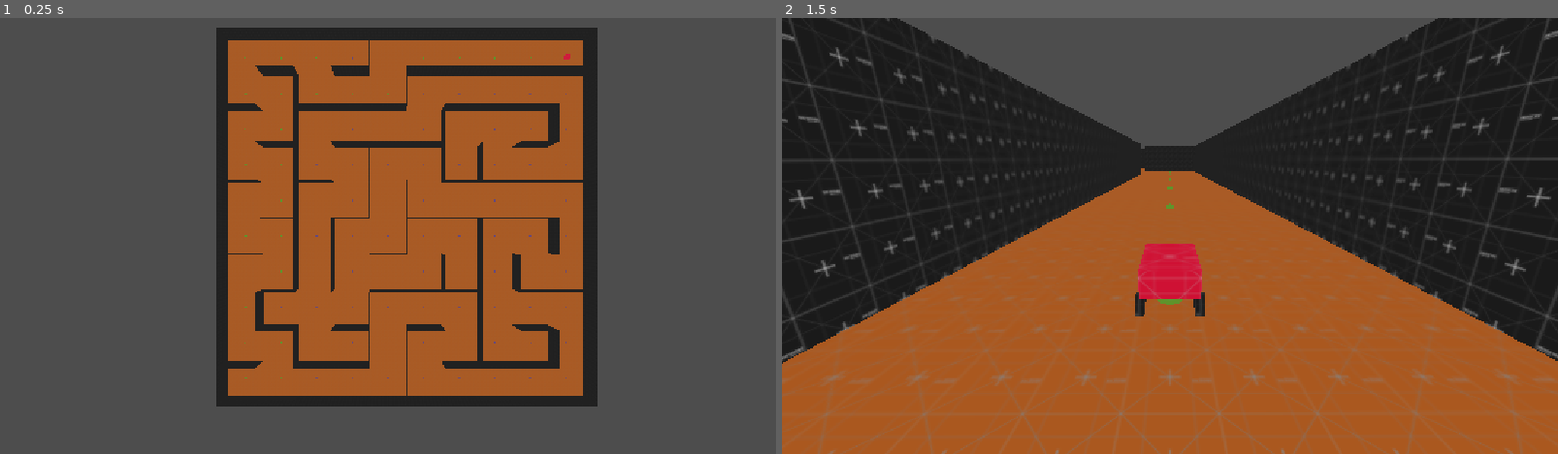
Above: before the commit, frames 1-2 (left to right).
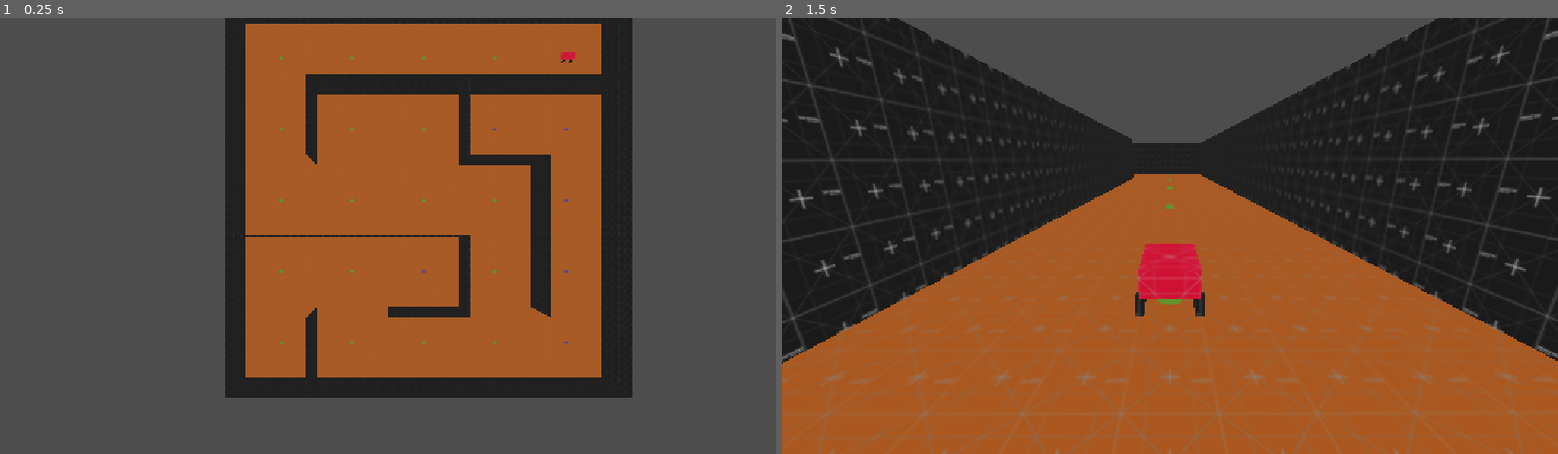
Above: after the commit, the same moments.

Repository: kjiomy/Progetto_SR
Game: Godot game, scene res://scenes/level.tscn
The game is run twice, just before and just after one commit, with the same random seed, the same clock (stepped at 60 frames per second) and the same inputs.
Inputs (mouse positions are in pixels of both pictures, inside the frame that each line leads up to):
- Up to frame 1 (0.25 s): no input
- Up to frame 2 (1.5 s): tap Enter (ui_accept) at 0.5, 0.77, 1.25 s; move the mouse to (1340, 214) at 0.52 s; hold D 0.53-1.25 s; tap Q at 0.6 s; click (1340, 214) at 0.67 s; drag from (1014, 257) to (1131, 323) at 1.27 s

The runs differ from the first frame. In frame 1, 21% of the frame differs, in the area x 27-82%, y 0-90%; in frame 2, 0.1%.

Commit message:
fix: correzione invio coordinate

Diff:
--- a/Godot/scripts/level.gd
+++ b/Godot/scripts/level.gd
@@ -8,16 +8,21 @@
 var use_chase_cam: bool = false
 
 func _ready() -> void:
-	maze.gen_maze(Vector2i(0, 0))
-	maze.render_maze()
-	maze.solvepath = maze.solve_bfs(Vector2i(0, 0), Vector2i(maze.width - 1, maze.height - 1))
+	# RIMUOVI queste righe perché maze.gd le chiama già nel suo _ready()!
+	# maze.gen_maze(Vector2i(0, 0))
+	# maze.render_maze()
+	# maze.solvepath = maze.solve_bfs(Vector2i(0, 0), Vector2i(maze.width - 1, maze.height - 1))
 
+	# Affidati direttamente a maze.solvepath che è già stato calcolato da maze.gd
 	if maze.solvepath.size() > 0:
 		var robot_instance: Robot = spawn_robot_at(maze.solvepath[0])
 
 		for node in maze.solvepath:
-			robot_instance.punti.append([node.position.x,node.position.z])
+			robot_instance.punti.append([node.global_position.x, node.global_position.z])
+
+		robot_instance.punti.append([-999,-999])
 		print(robot_instance.punti)
+
 		var center = Vector3(maze.width * maze.cell_size / 2.0, 0, maze.height * maze.cell_size / 2.0)
 		overlook_cam.position = center + Vector3(0, maze.width * 8, 0)
 		overlook_cam.look_at(center)
--- a/Godot/scripts/maze.gd
+++ b/Godot/scripts/maze.gd
@@ -1,8 +1,8 @@
 extends Node3D
 class_name Maze
 
-@export var width: int = 10
-@export var height: int = 10
+@export var width: int = 5
+@export var height: int = 5
 var grid: Array[Array] = []
 var solvepath: Array[MazeNode] = []
 @export var maze_node_scene: PackedScene = preload("res://scenes/maze_node.tscn")
Not shown, changed: Controls/mov.ipynb
